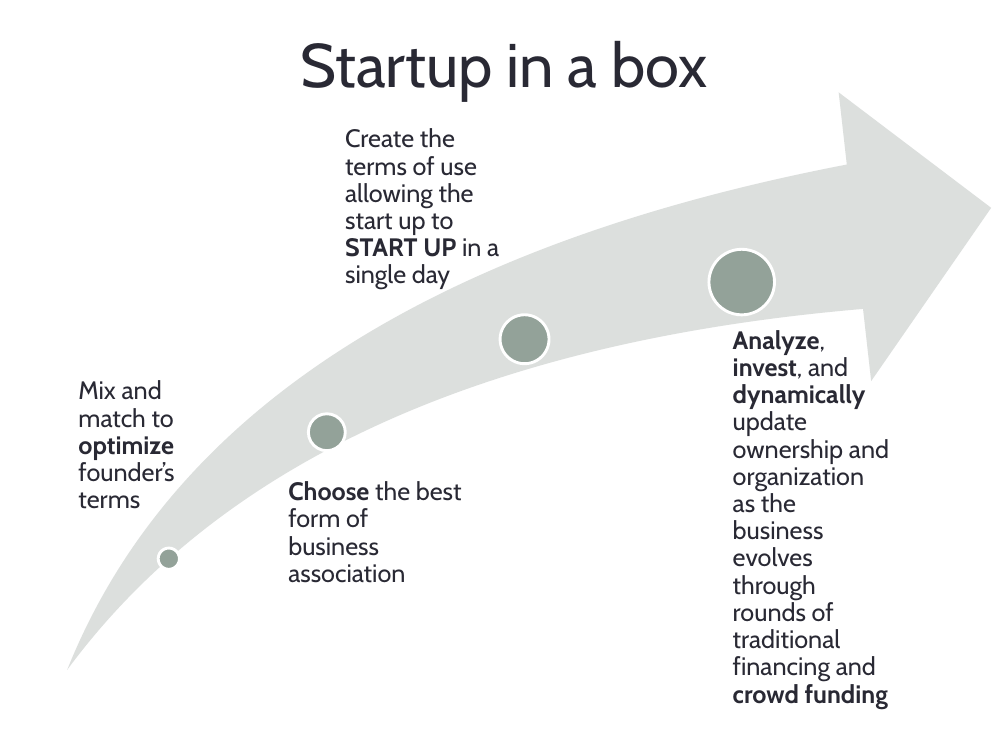
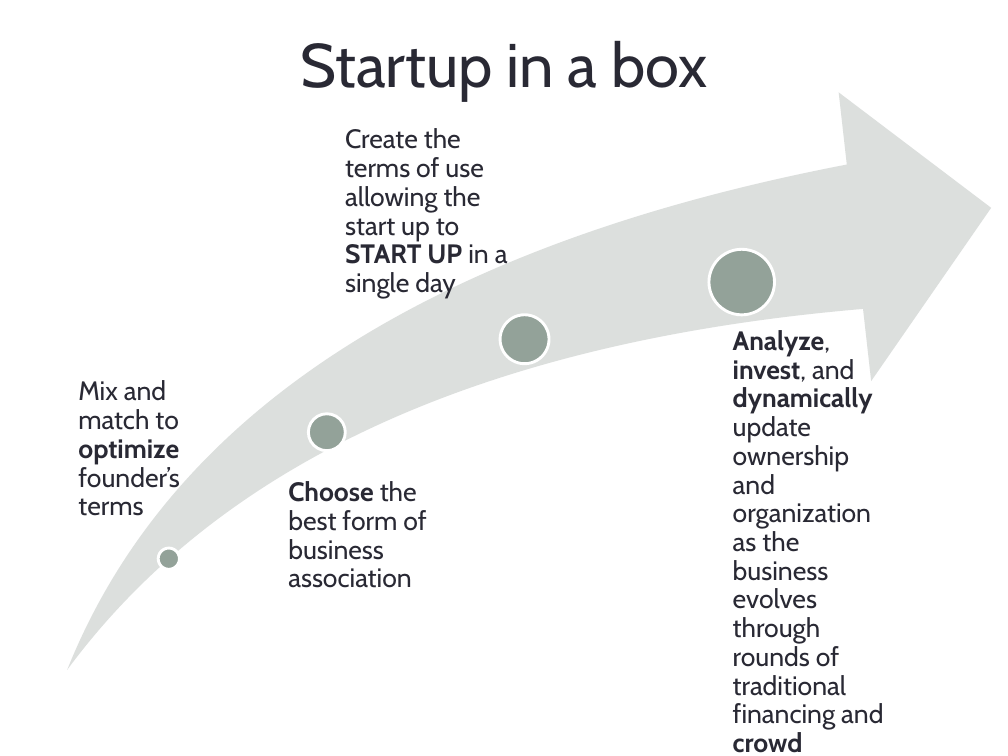
Before and after one commit to HumanDynamics/CodeTheDeal, a slide deck: slide 5 of Demo/Bcology.pptx. Drawn at 1008x756 pixels with LibreOffice and Linux fonts; fonts in the diff are those of the drawing. Boxes give left, top, right and bottom in pixels: in the first picture for what was removed or moved away, otherwise in the second. Text is boxed around its words. In the diff, an @@ line names an element or a change of style, - is before the commit and + after.

```diff
--- a/Demo/Bcology.pptx
+++ b/Demo/Bcology.pptx
@@ size 18 to 19 pt in 4 elements at (78,380,179,516), (288,481,426,588), (345,128,508,298), (733,330,883,753) @@
```
Also in this commit, not shown: 3 other slides changed, 10 slides added, 3 slides removed.
